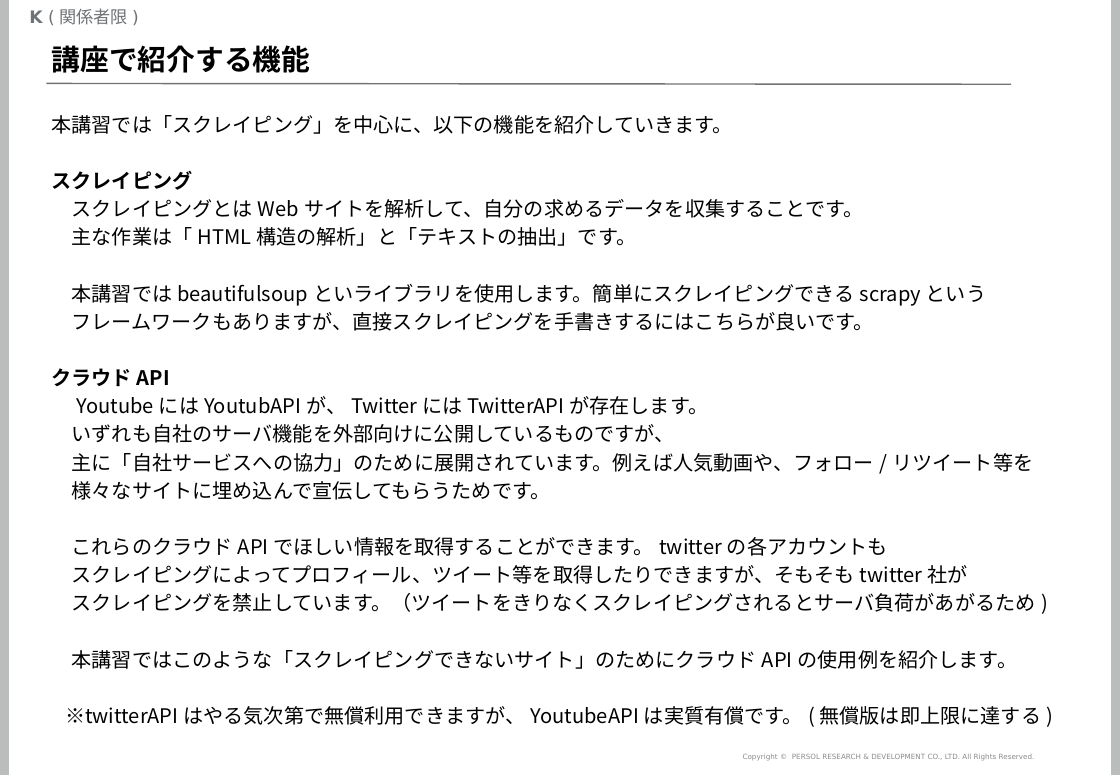
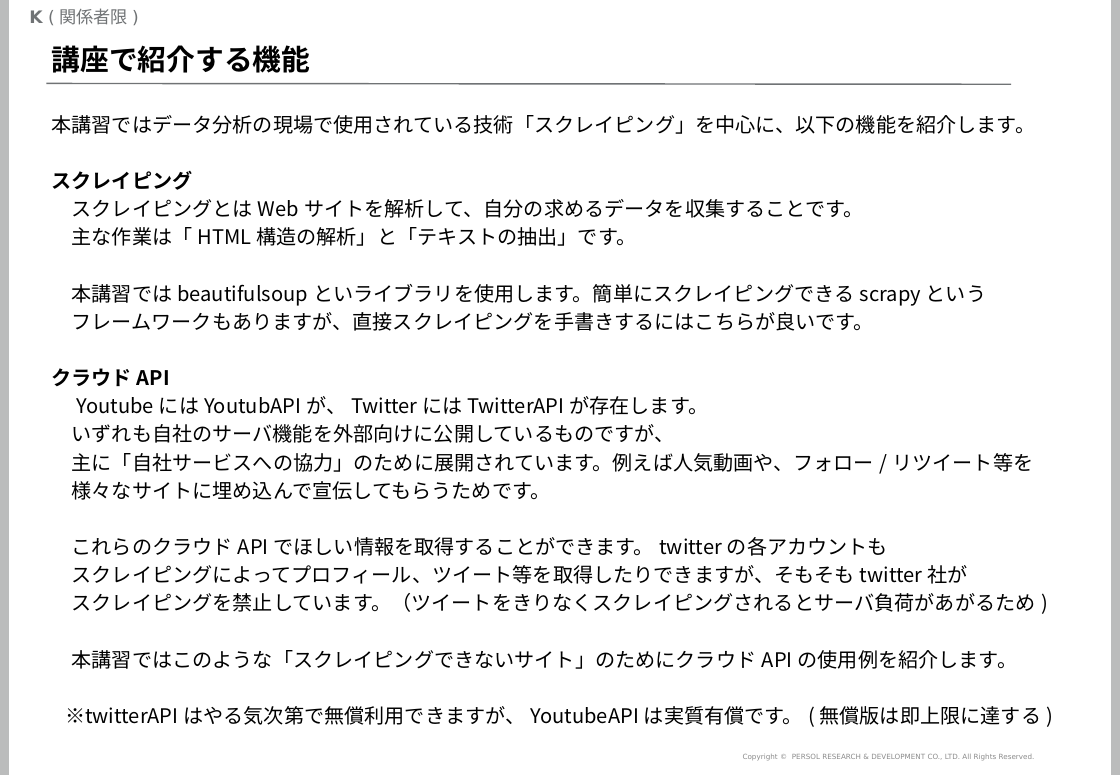
Before and after one commit to mogrodown/python_session, a slide deck: slide 3 of doc/python中級講座_2020.pptx. Drawn at 1120x775 pixels with LibreOffice and Linux fonts; fonts in the diff are those of the drawing; background and template pictures are left out. Boxes give left, top, right and bottom in pixels: in the first picture for what was removed or moved away, otherwise in the second. Text is boxed around its words. In the diff, an @@ line names an element or a change of style, - is before the commit and + after.

```diff
--- a/doc/python中級講座_2020.pptx
+++ b/doc/python中級講座_2020.pptx
@@ text at <box>52,115,1036,134</box>: text changed @@
-本講習では「スクレイピング」を中心に、以下の機能を紹介していきます。
+本講習ではデータ分析の現場で使用されている技術「スクレイピング」を中心に、以下の機能を紹介します。
```
Also in this commit, not shown: 2 other slides changed, 4 slides added, 1 slide removed, 1 other file.
